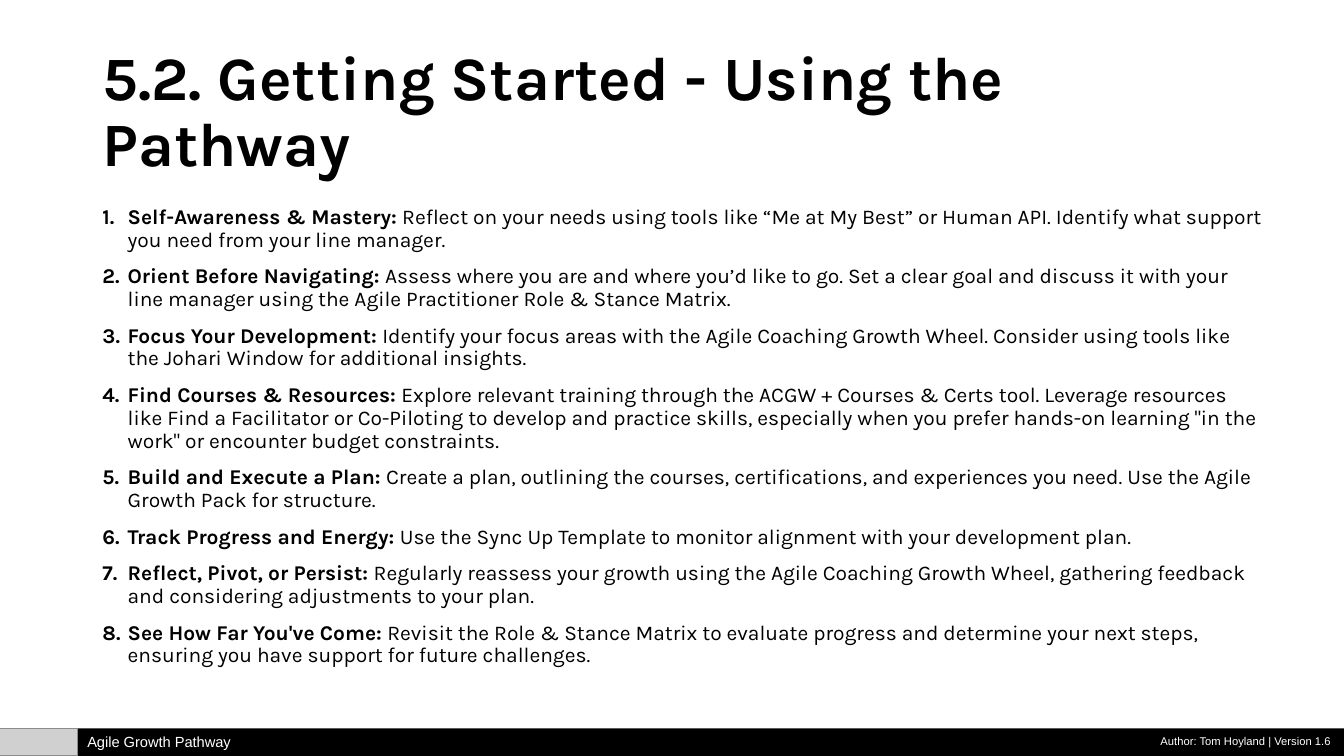
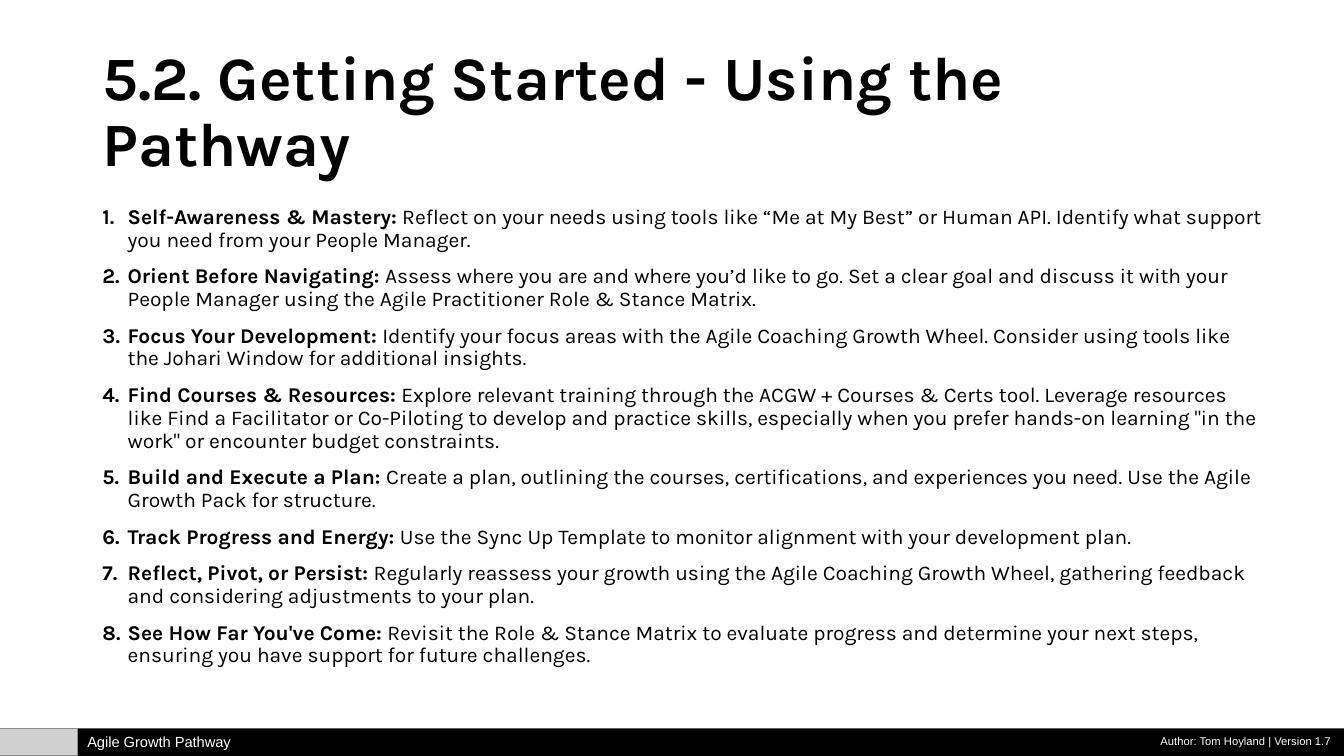
Before and after one commit to tomhoyland/agile-growth-pathway, a slide deck: slide 12 of Agile-Growth-Pathway.pptx. Drawn at 1344x756 pixels with LibreOffice and Linux fonts; fonts in the diff are those of the drawing; grey boxes stand for pictures. Boxes give left, top, right and bottom in pixels: in the first picture for what was removed or moved away, otherwise in the second. Text is boxed around its words. In the diff, an @@ line names an element or a change of style, - is before the commit and + after.

```diff
--- a/Agile-Growth-Pathway.pptx
+++ b/Agile-Growth-Pathway.pptx
@@ text at <box>128,209,1261,311</box>: text changed @@
-1. Self-Awareness & Mastery: Reflect on your needs using tools like “Me at My Best” or Human API. Identify what support you need from your line manager.
-2. Orient Before Navigating: Assess where you are and where you’d like to go. Set a clear goal and discuss it with your line manager using the Agile Practitioner Role & Stance Matrix.
+1. Self-Awareness & Mastery: Reflect on your needs using tools like “Me at My Best” or Human API. Identify what support you need from your People Manager.
+2. Orient Before Navigating: Assess where you are and where you’d like to go. Set a clear goal and discuss it with your People Manager using the Agile Practitioner Role & Stance Matrix.
@@ text at <box>1160,737,1331,748</box>: text changed @@
-Author: Tom Hoyland | Version 1.6
+Author: Tom Hoyland | Version 1.7
```
Also in this commit, not shown: 15 other slides changed, 1 other file.
